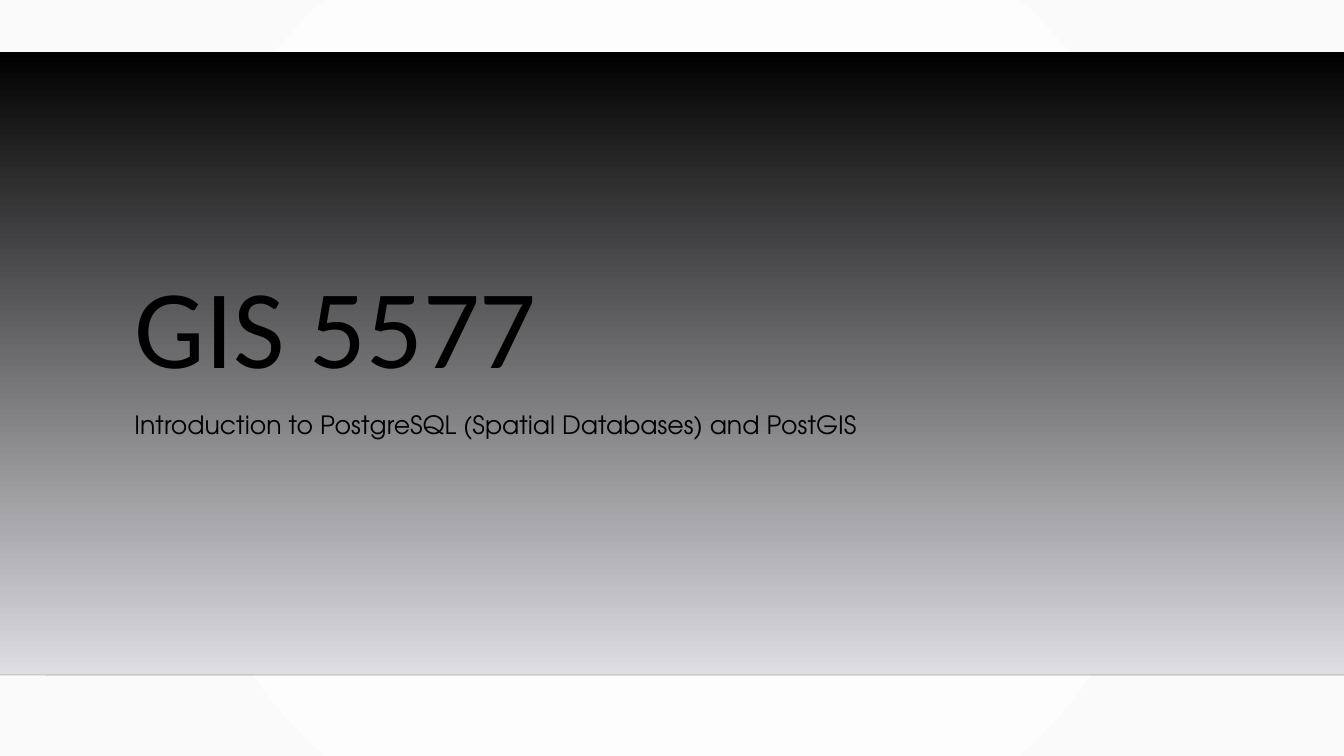
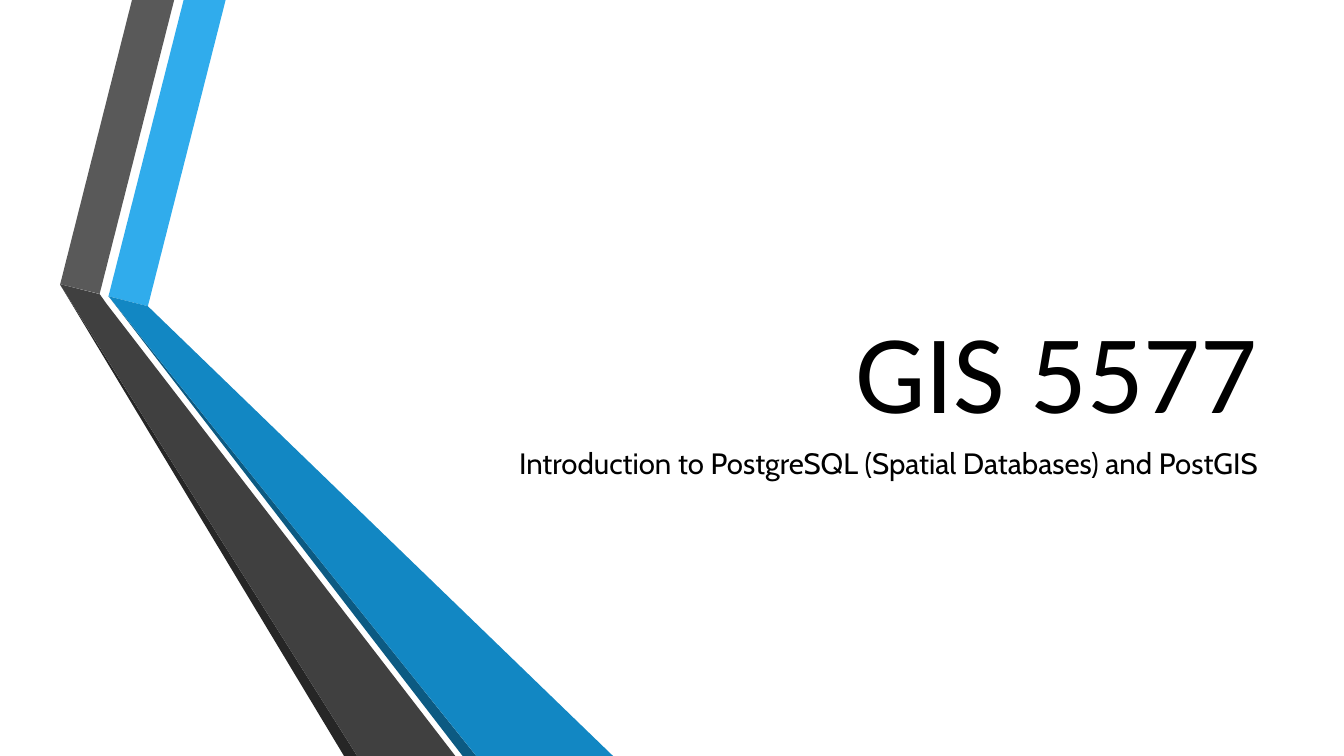
Before and after one commit to TomG007/gis5577, a slide deck: slide 1 of why_postgresql.odp. Drawn at 1344x756 pixels with LibreOffice and Linux fonts; fonts in the diff are those of the drawing; background and template pictures are left out. Boxes give left, top, right and bottom in pixels: in the first picture for what was removed or moved away, otherwise in the second. Text is boxed around its words. In the diff, an @@ line names an element or a change of style, - is before the commit and + after.

```diff
--- a/why_postgresql.odp
+++ b/why_postgresql.odp
@@ background gradient #FFFFFF to #FAFAFA to picture (left out) @@
@@ freeform shape removed at [0, 51, 1344, 675] @@
@@ title "GIS 5577": place and size @@
-title "GIS 5577" at [134, 295, 537, 369]
+title "GIS 5577" at [855, 340, 1257, 414]
@@ title "GIS 5577" at [855, 340, 1257, 414]: alignment left to right; line spacing 0.9 to 1 @@
@@ group added at [60, 0, 614, 756]: 6 freeform shapes @@
@@ subtitle "Introduction to PostgreSQL (Spatial Databases) ...": place and size @@
-subtitle "Introduction to PostgreSQL (Spatial Databases) ..." at [134, 415, 857, 440]
+subtitle "Introduction to PostgreSQL (Spatial Databases) ..." at [519, 452, 1258, 482]
@@ subtitle "Introduction to PostgreSQL (Spatial Databases) ..." at [519, 452, 1258, 482]: size 18 to 21 pt, font TeX Gyre Adventor to Cabin; alignment left to right; line spacing 1.2 to 1; more space between paragraphs @@
@@ line removed from (0, 675) to (1344, 675) @@
```
Also in this commit, not shown: 25 other slides changed, 3 other files.
